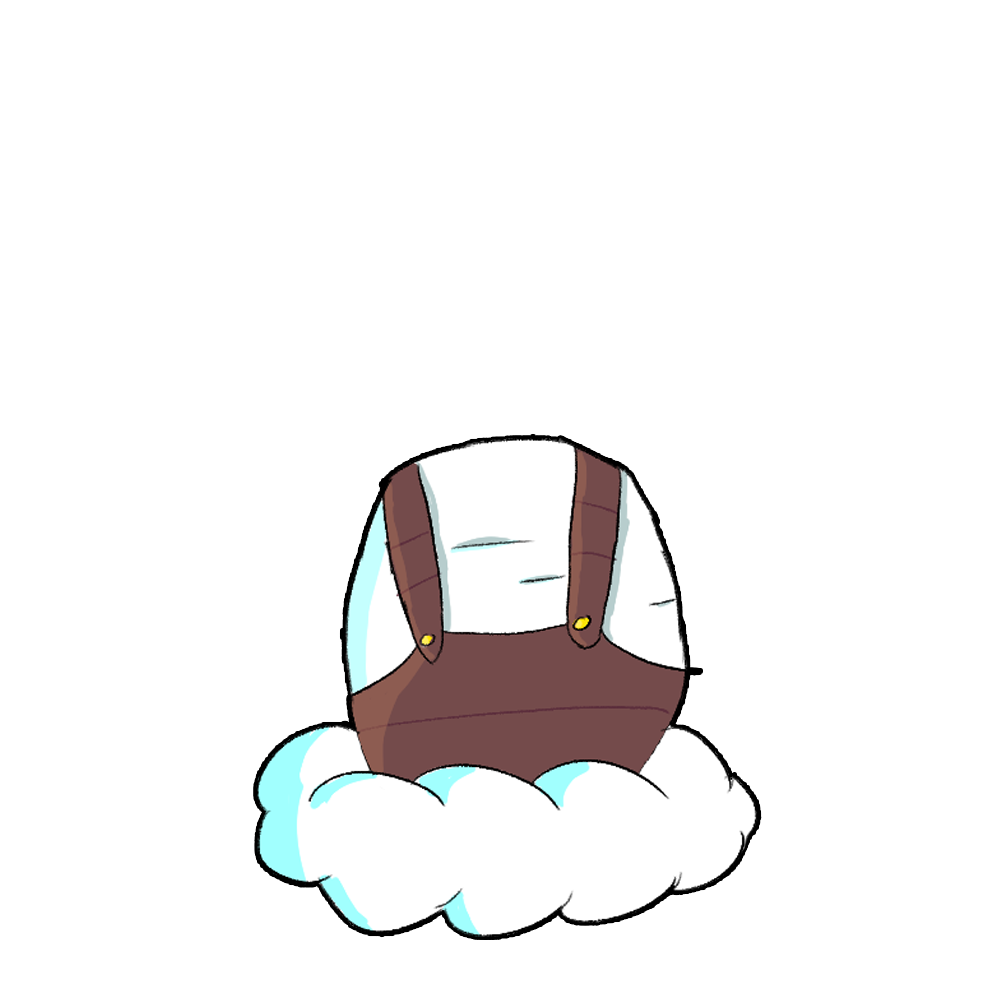
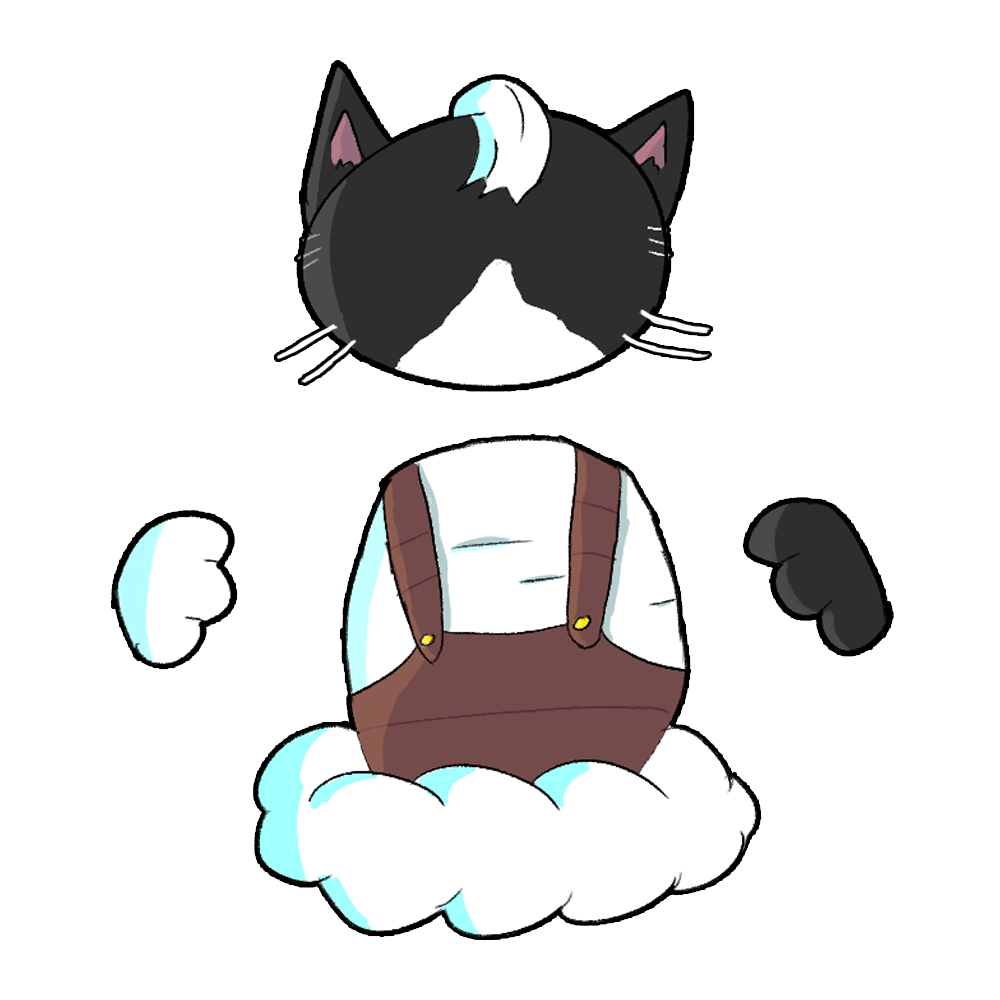
Two versions of the same layered image (1000px x 1000px). Layer-by-layer changes:
showed "Camada 2" over [113,513,235,667]
showed "Camada 3" over [745,500,891,654]
showed "Camada 4" over [276,63,711,389]
painted on "Camada 1" over [687,667,701,675]
